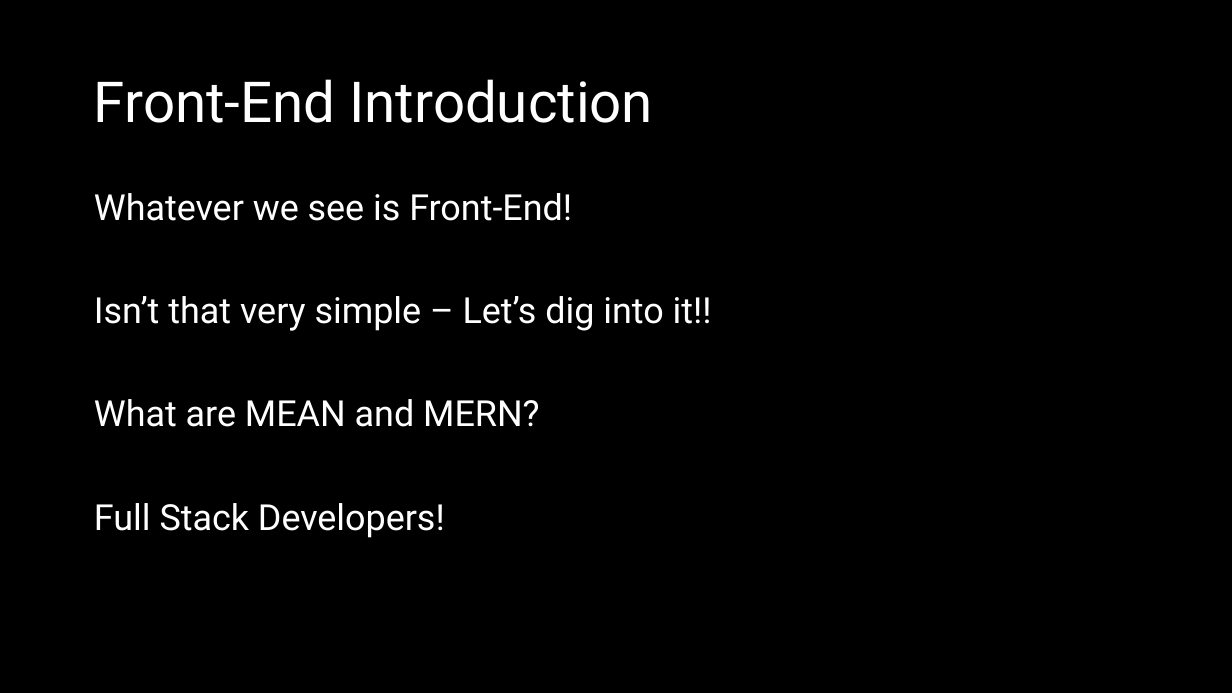
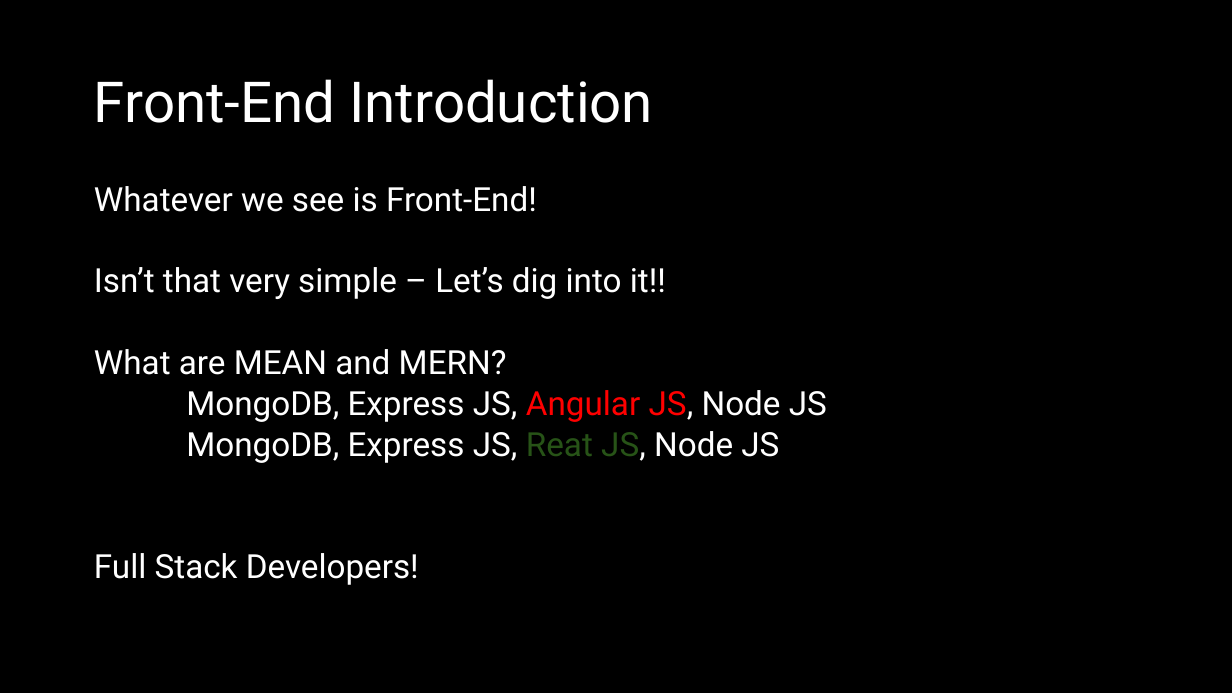
Before and after one commit to natiquekeyin/spring2025, a slide deck: slide 3 of FrontEnd/Week1/Week 1.pptx. Drawn at 1232x693 pixels with LibreOffice and Linux fonts; fonts in the diff are those of the drawing. Boxes give left, top, right and bottom in pixels: in the first picture for what was removed or moved away, otherwise in the second. Text is boxed around its words. In the diff, an @@ line names an element or a change of style, - is before the commit and + after.

```diff
--- a/FrontEnd/Week1/Week 1.pptx
+++ b/FrontEnd/Week1/Week 1.pptx
@@ text at (94, 186, 666, 585): size 28 to 25.9 pt in "Whatever we see is Front-End!", "Isn’t that very simple – Let’s dig ...", "What are MEAN and MERN?", "Full Stack Developers!"; line spacing 0.9 to 0.7 @@
@@ text at (186, 390, 827, 463): paragraphs added @@
+MongoDB, Express JS, Angular JS, Node JS
+MongoDB, Express JS, Reat JS, Node JS
```
Also in this commit, not shown: 5 other slides changed, 4 other files.
